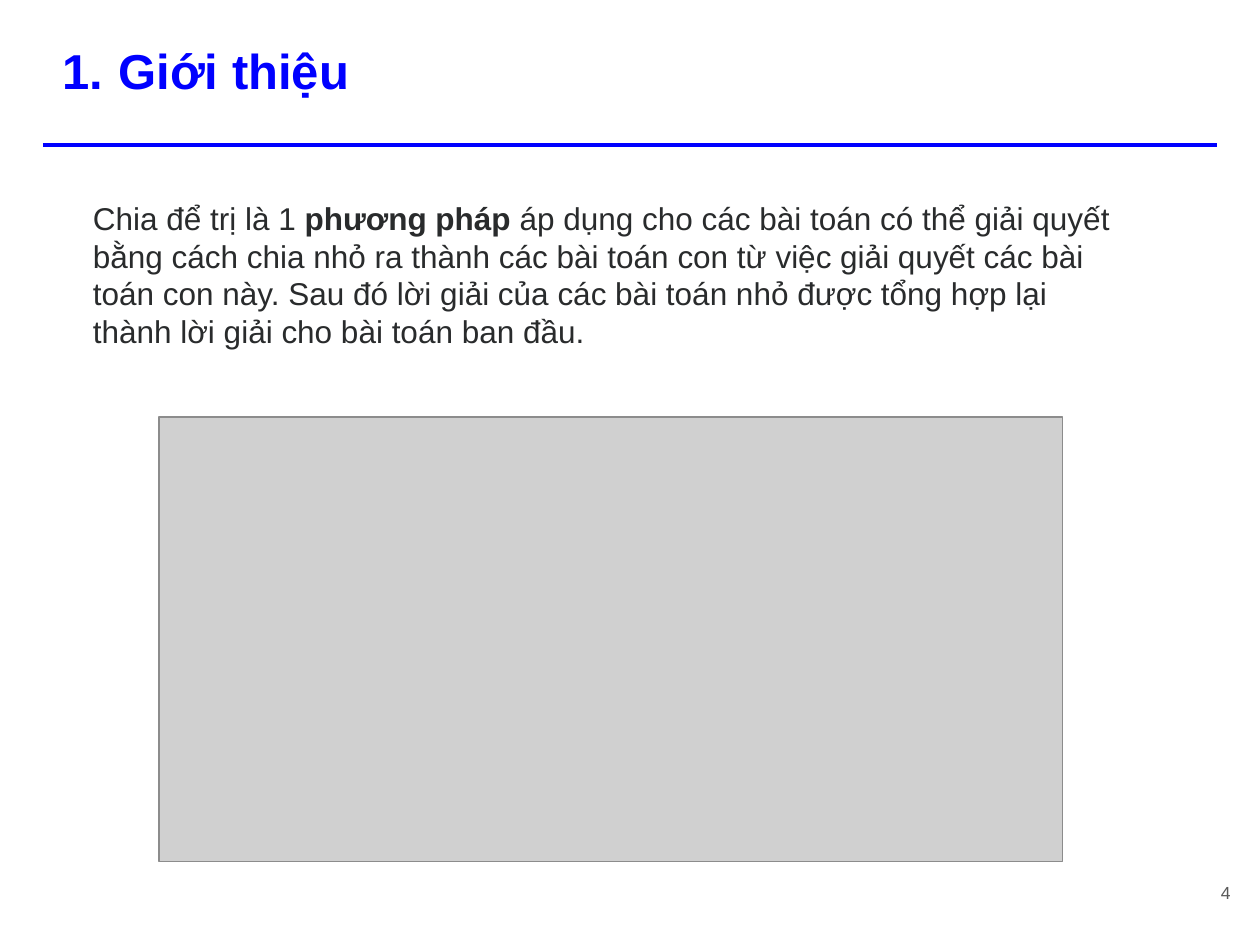
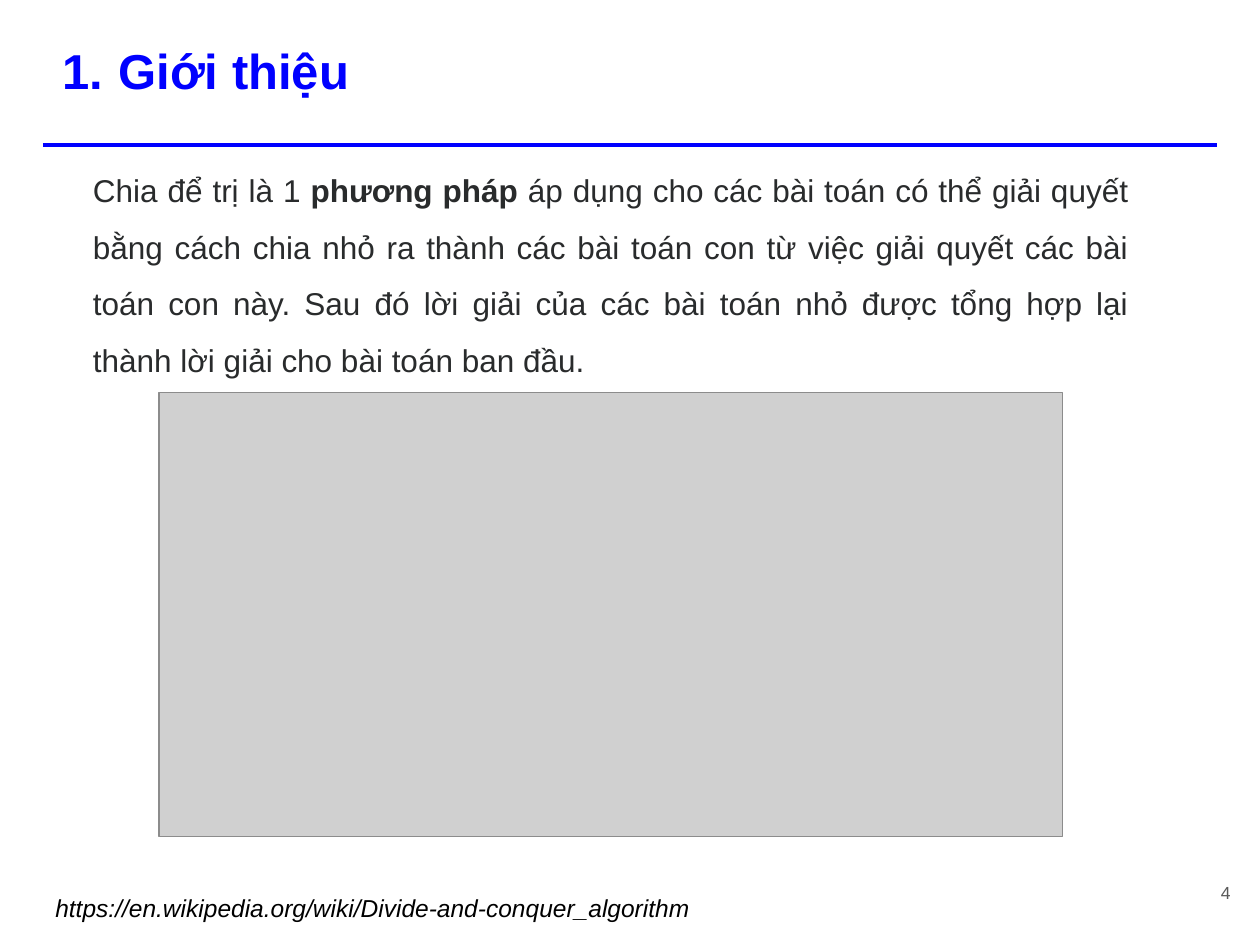
Before and after one commit to tiennvcs/CS112.L11.KHTN-DesignAnalysisAlgorithm, a slide deck: slide 4 of Seminar/[Seminar] Divide and Conquer.pptx. Drawn at 1260x945 pixels with LibreOffice and Linux fonts; fonts in the diff are those of the drawing; grey boxes stand for pictures. Boxes give left, top, right and bottom in pixels: in the first picture for what was removed or moved away, otherwise in the second. Text is boxed around its words. In the diff, an @@ line names an element or a change of style, - is before the commit and + after.

```diff
--- a/Seminar/[Seminar] Divide and Conquer.pptx
+++ b/Seminar/[Seminar] Divide and Conquer.pptx
@@ text "Chia để trị là 1 ...": place and size @@
-text "Chia để trị là 1 ..." at <box>93,205,1109,349</box>
+text "Chia để trị là 1 ..." at <box>93,177,1128,378</box>
@@ text "Chia để trị là 1 ..." at <box>93,177,1128,378</box>: alignment left to justified; line spacing 1 to 1.5 @@
@@ picture: place and size @@
-picture at <box>159,417,1062,862</box>
+picture at <box>159,393,1062,838</box>
@@ text added at <box>55,899,689,922</box>, 14 pt, text #000000, italic @@
+https://en.wikipedia.org/wiki/Divide-and-conquer_algorithm
```
Also in this commit, not shown: 16 other slides changed, 7 slides added, 1 slide removed.
